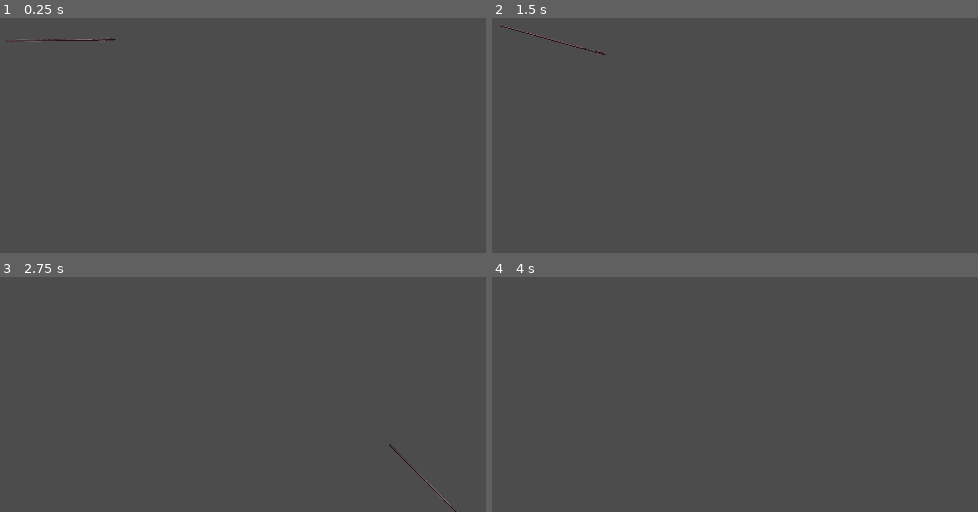
Above: before the commit, frames 1-4 (two rows, left to right).
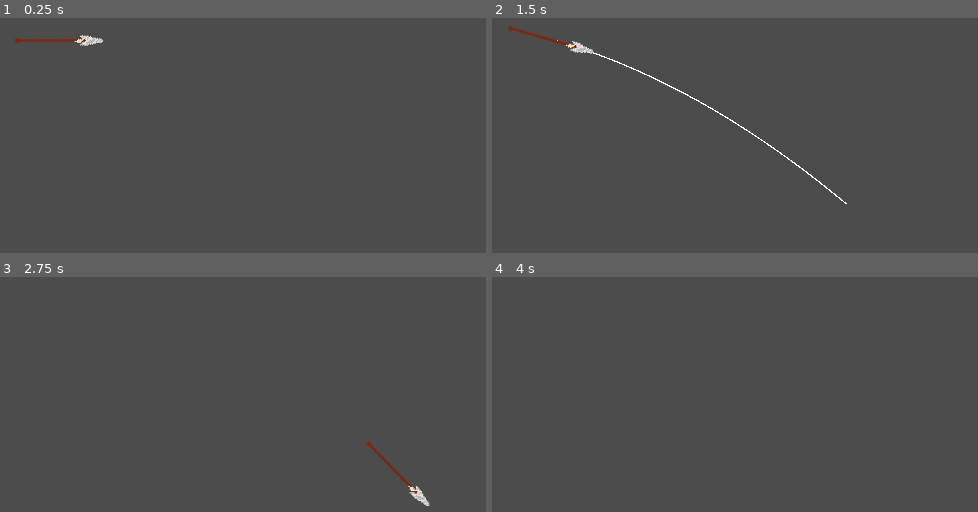
Above: after the commit, the same moments.

Repository: gjpp-go-dot/naia-game
Game: Godot game, scene res://scenes/Main.tscn
Two runs of this game, one before a commit and one after it. Both use one fixed random seed, a clock stepped at 60 frames per second and the inputs below.
Inputs (mouse positions are in pixels of both pictures, inside the frame that each line leads up to):
- Up to frame 1 (0.25 s): no input
- Up to frame 2 (1.5 s): tap Enter at 0.5 s; move the mouse to (outside the picture) at 0.52 s; click (outside the picture) at 0.6 s; tap Space at 1.25 s; move the mouse to (594, 50) at 1.27 s; right-click (594, 50) at 1.35 s
- Up to frame 3 (2.75 s): click (102, 309) at 1.55 s; move the mouse to (outside the picture) at 2.02 s; click (outside the picture) at 2.1 s
- Up to frame 4 (4 s): move the mouse to (710, 378) at 2.77 s; click (710, 378) at 2.85 s; tap Enter at 3.5 s; move the mouse to (outside the picture) at 3.52 s; right-click (outside the picture) at 3.6 s; click (outside the picture) at 3.8 s

The runs differ from the first frame. In frame 1, 0.3% of the frame differs, in the area x 1-24%, y 7-12%; in frame 2, 0.7%, in the area x 1-74%, y 2-80%; in frame 3, 0.4%; in frame 4, nothing differs.

Commit message:
Criado linha de previsão de colisão

Diff:
--- a/scenes/objects/Spear.tscn
+++ b/scenes/objects/Spear.tscn
@@ -1,12 +1,14 @@
-[gd_scene load_steps=5 format=2]
+[gd_scene load_steps=6 format=2]
 
-[ext_resource path="res://assets/objects/thow_placeholder.png" type="Texture" id=1]
+[ext_resource path="res://assets/objects/spear.png" type="Texture" id=1]
+[ext_resource path="res://src/shaders/PixelPerfect.gdshader" type="Shader" id=2]
 [ext_resource path="res://src/objects/Spear.gd" type="Script" id=3]
 
 [sub_resource type="RectangleShape2D" id=1]
-extents = Vector2( 4, 88 )
+extents = Vector2( 4, 35.5 )
 
 [sub_resource type="ShaderMaterial" id=2]
+shader = ExtResource( 2 )
 
 [node name="Spear" type="RigidBody2D"]
 mass = 0.816326
@@ -17,14 +19,13 @@
 }
 
 [node name="CollisionShape2D" type="CollisionShape2D" parent="."]
-position = Vector2( 0, -1 )
+position = Vector2( -1.5, -5.42999e-06 )
 rotation = 1.5708
+scale = Vector2( 2, 2 )
 shape = SubResource( 1 )
 
 [node name="Sprite" type="Sprite" parent="."]
 material = SubResource( 2 )
-position = Vector2( -1, 0 )
 rotation = 0.785398
-scale = Vector2( 0.4, 0.4 )
+scale = Vector2( 2, 2 )
 texture = ExtResource( 1 )
-offset = Vector2( -5, 0 )
--- a/src/objects/Spear.gd
+++ b/src/objects/Spear.gd
@@ -3,27 +3,51 @@
 var targetAimPoint = Vector2(0,0)
 var launched = false
 export var nibWeight: float = 0.065
-export var freeze: bool = true setget setFreeze, getFreeze
+export var freeze: bool = true setget set_freeze
+var speed = 0.0 setget setSpeed, getSpeed
 
+func setSpeed(newSpeed):
+	speed = newSpeed
 
-func throw(speed: float = 50.0):
-	setFreeze(false)
+func getSpeed():
+	return speed
+
+func calculate_speed():
+	return (targetAimPoint - global_position).normalized() * ((speed) * (weight * mass))
+
+func throw():
+	set_freeze(false)
 	launched = true
 
-	apply_central_impulse((targetAimPoint - global_position).normalized() * ((speed) * (weight * mass)))
+	apply_central_impulse(calculate_speed())
 
 func aim_on(target: Vector2):
 	look_at(target)
 	targetAimPoint = target
 
-func _update_draw():
-	if launched:
-		draw_line(global_position, targetAimPoint, Color(1,0,0,1))
-
 func _physics_process(delta):
 	rotate(deg2rad((1 if global_rotation_degrees < 90 else -1) * (delta * 60) * ((weight * mass) * nibWeight)))
 
-func setFreeze(_freeze: bool):
+# FIXME: Bugs de tempo / stuttering da linha de predição
+func get_prediction_line():
+	var lines_to_draw = []
+	var pos = position
+
+	var velocity = calculate_speed() * (1 - ((weight * mass) * nibWeight))
+	var num_points = 1000
+	var gravity_weight = (weight * mass)
+	var step = 2.0 / num_points
+
+	for _i in range(num_points):
+		var new_pos = pos + velocity * step + Vector2(0, 9.8) * gravity_weight * step * step
+		var new_velocity = velocity + Vector2(0, 9.8) * gravity_weight * step
+		lines_to_draw.append([pos, new_pos])
+		pos = new_pos
+		velocity = new_velocity
+
+	return lines_to_draw
+
+func set_freeze(_freeze: bool):
 	freeze = _freeze
 	if _freeze:
 		mode = RigidBody2D.MODE_STATIC
@@ -32,10 +56,7 @@
 		mode = RigidBody2D.MODE_RIGID
 		set_physics_process(true)
 
-func getFreeze():
-	return freeze
-
 func _ready():
-	setFreeze(freeze)
+	set_freeze(freeze)
 	#aim_on(Vector2(1280, 0))
 	#throw()
--- a/src/traits/ThrowObject.gd
+++ b/src/traits/ThrowObject.gd
@@ -12,18 +12,28 @@
 	throwObject = throwObjectScene.instance()
 	add_child(throwObject)
 
+func _draw():
+	if aiming:
+		var lines = throwObject.get_prediction_line()
+
+		if lines.size() > 0:
+			for i in range(lines.size() - 1):
+				draw_line(lines[i][0], lines[i][1], Color(1, 1, 1, 1), 2)
+
 func _process(delta):
 	if throwObject.launched:
 		return
 
 	if aiming:
+		update()
+		throwObject.setSpeed(throwSpeed * (delta * 60))
 		var mousePos = get_viewport().get_mouse_position()
 		print(mousePos)
 		throwObject.aim_on(mousePos)
 
 		if Input.is_action_just_pressed("spear_throw"):
 			aiming = false
-			throwObject.throw(throwSpeed * (delta * 65))
+			throwObject.throw()
 
 		if Input.is_action_just_pressed("spear_aim"):
 			aiming = false
Binary file added: assets/objects/spear.png
Not shown, changed: assets/objects/spear.png.import
Binary file removed: assets/objects/thow_placeholder.png
Not shown, removed: src/.gitkeep
